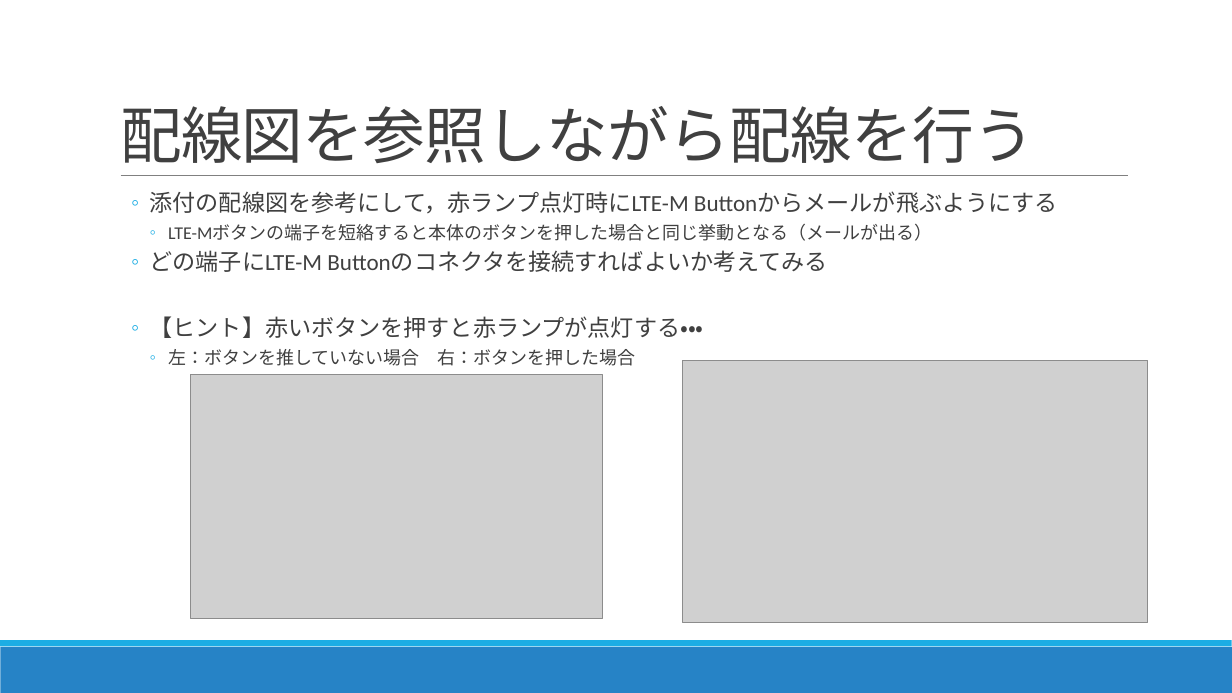
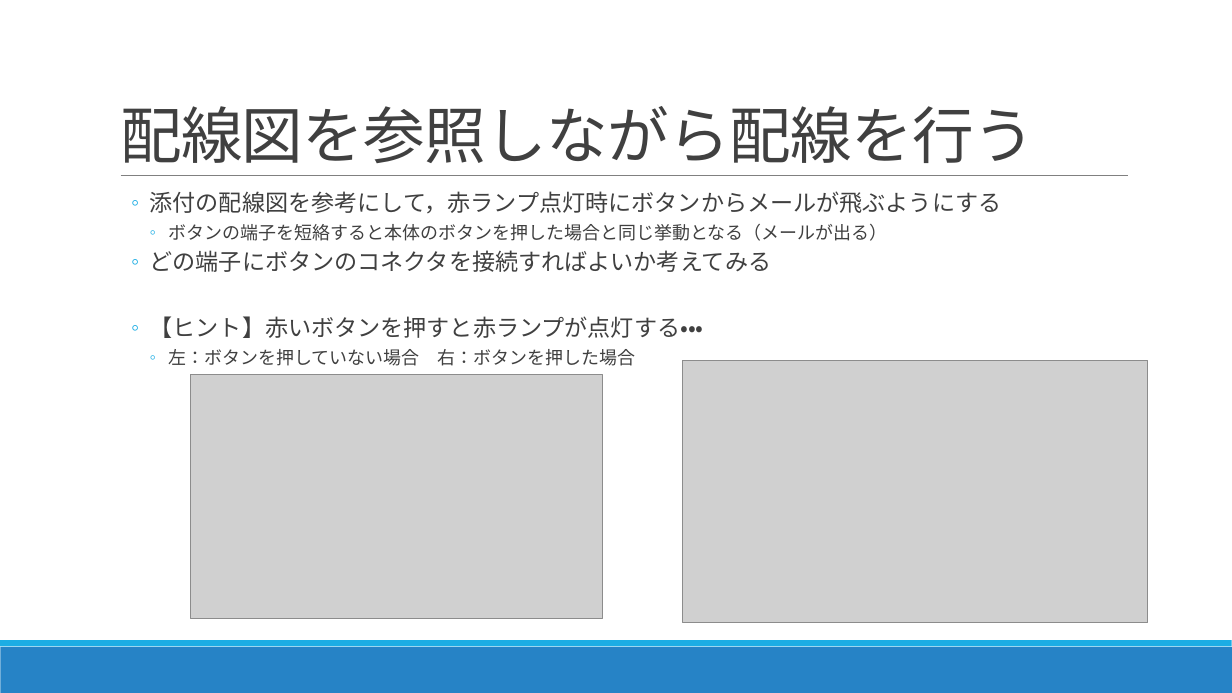
Before and after one commit to nc30mtd/noastec-smiottk, a slide deck: slide 43 of IoTセミナーテキスト.pptx. Drawn at 1232x693 pixels with LibreOffice and Linux fonts; fonts in the diff are those of the drawing; grey boxes stand for pictures. Boxes give left, top, right and bottom in pixels: in the first picture for what was removed or moved away, otherwise in the second. Text is boxed around its words. In the diff, an @@ line names an element or a change of style, - is before the commit and + after.

```diff
--- a/IoTセミナーテキスト.pptx
+++ b/IoTセミナーテキスト.pptx
@@ text at (150,191,1002,272): text changed @@
-  ◦ 添付の配線図を参考にして，赤ランプ点灯時にLTE-M Buttonからメールが飛ぶようにする
-    ◦ LTE-Mボタンの端子を短絡すると本体のボタンを押した場合と同じ挙動となる（メールが出る）
-  ◦ どの端子にLTE-M Buttonのコネクタを接続すればよいか考えてみる
+  ◦ 添付の配線図を参考にして，赤ランプ点灯時にボタンからメールが飛ぶようにする
+    ◦ ボタンの端子を短絡すると本体のボタンを押した場合と同じ挙動となる（メールが出る）
+  ◦ どの端子にボタンのコネクタを接続すればよいか考えてみる
@@ text at (168,349,636,366): text changed @@
-    ◦ 左：ボタンを推していない場合 右：ボタンを押した場合
+    ◦ 左：ボタンを押していない場合 右：ボタンを押した場合
```
Also in this commit, not shown: 2 other slides changed, 1 other file.
